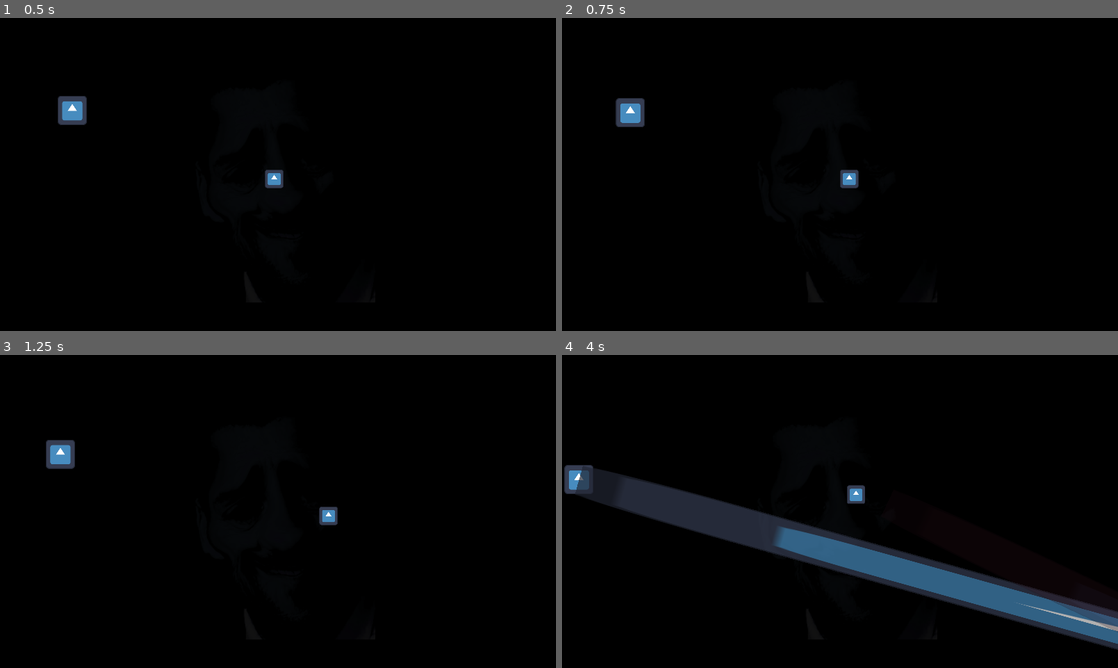
Above: before the commit, frames 1-4 (two rows, left to right).
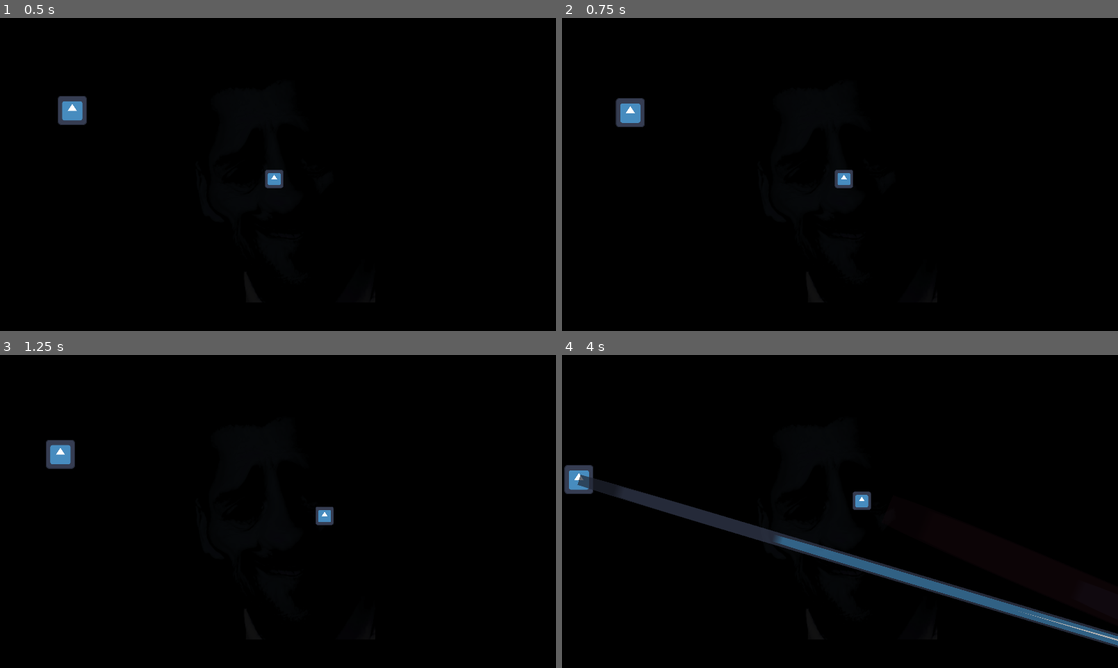
Above: after the commit, the same moments.

Repository: deppong/ludumdare54
Game: Godot game, scene res://objects/main.tscn
Two runs of this game, one before a commit and one after it. Both use one fixed random seed, a clock stepped at 60 frames per second and the inputs below. The engine's default icon, where the game draws it, is replaced by a stand-in: a white triangle on a blue panel in a dark square.
Inputs (mouse positions are in pixels of both pictures, inside the frame that each line leads up to):
- Up to frame 1 (0.5 s): no input
- Up to frame 2 (0.75 s): move the mouse to (962, 158) at 0.52 s; hold D (MoveRight) from 0.53 s (still down); right-click (962, 158) at 0.6 s
- Up to frame 3 (1.25 s): keep holding D (MoveRight)
- Up to frame 4 (4 s): move the mouse to (728, 527) at 1.27 s; release D (MoveRight) at 1.28 s; hold S (MoveDown) 1.28-2.03 s; click (728, 527) at 1.35 s; right-click (728, 527) at 1.55 s; move the mouse to (895, 442) at 2.02 s; hold D (MoveRight) 2.03-2.78 s; right-click (895, 442) at 2.1 s; move the mouse to (812, 574) at 2.77 s; hold W (MoveUp) 2.78-3.53 s; right-click (812, 574) at 2.85 s; move the mouse to (1006, 558) at 3.52 s; hold A (MoveLeft) from 3.53 s (still down); click (1006, 558) at 3.6 s; right-click (1006, 558) at 3.8 s

Frame 1 is identical in both runs. In frame 2, 0.2% of the frame differs, in the area x 49-54%, y 48-55%; in frame 3, 0.1%; in frame 4, 8.6%, in the area x 2-100%, y 36-95%.

Commit message:
reduced enemy beamwidth, player can't move while pinging

Diff:
--- a/objects/enemy_beam.tscn
+++ b/objects/enemy_beam.tscn
@@ -222,7 +222,7 @@
 }
 
 [node name="EnemyBeam" type="Node2D"]
-scale = Vector2(35.8, 1)
+scale = Vector2(35.8, 0.36)
 script = SubResource("GDScript_1688m")
 
 [node name="Area2D" type="Area2D" parent="."]
--- a/scripts/PlayerScript.gd
+++ b/scripts/PlayerScript.gd
@@ -4,6 +4,8 @@
 @export var accel: float = .1
 @export var deccel: float = .2
 @export var initalSpd: float = .2
+
+var pinging: bool = false
 
 var beam = preload("res://objects/player_beam.tscn")
 
@@ -19,6 +21,10 @@
 
 
 func movement():
+	# player can't process movement code if pinging
+	if (pinging):
+		return
+
 	var dir = Input.get_vector("MoveLeft","MoveRight","MoveUp","MoveDown")
 	dir = dir.normalized()
 	if(dir.x != 0):
@@ -46,8 +52,10 @@
 
 	if (Input.is_action_just_pressed("Radar")):
 		$RadarCharge.start()
+		pinging = true
 	if (Input.is_action_just_released("Radar")):
 		$RadarCharge.stop()
+		pinging = false
 
 func radar():
 	var enemies = get_tree().get_nodes_in_group("enemy")
